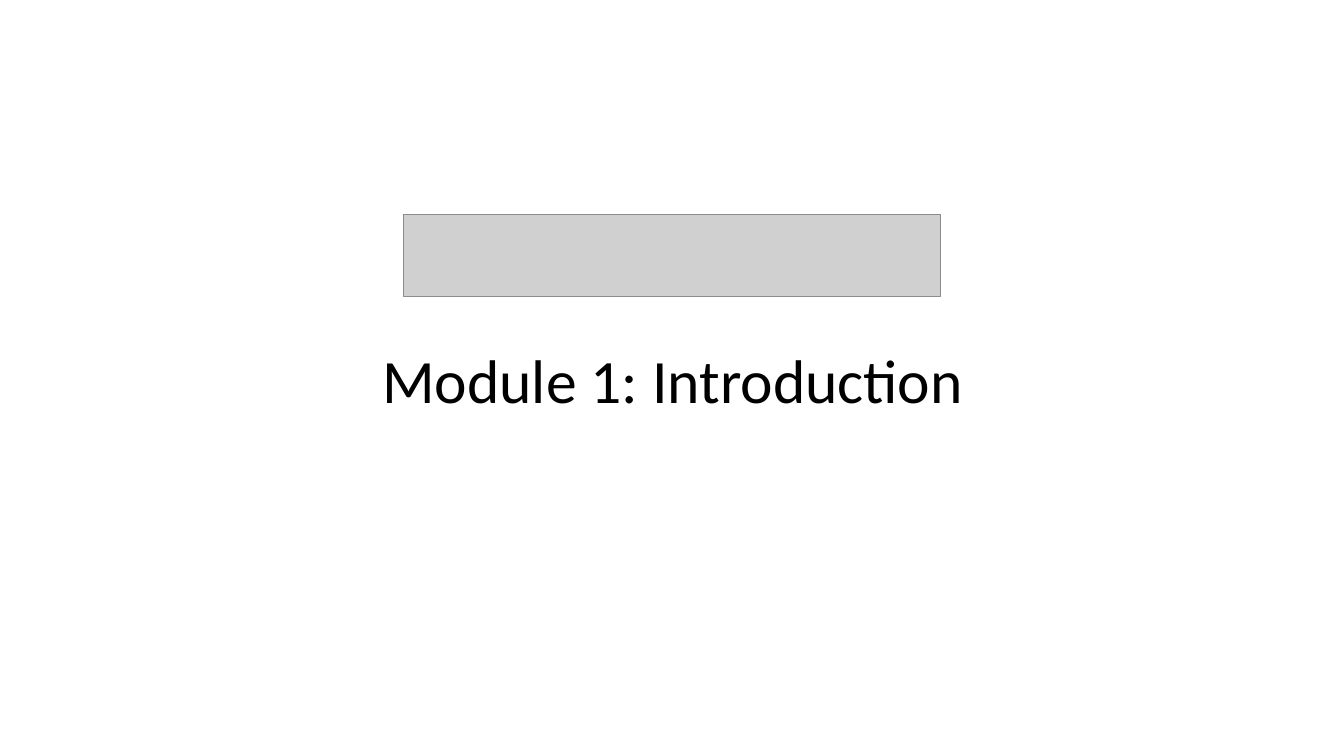
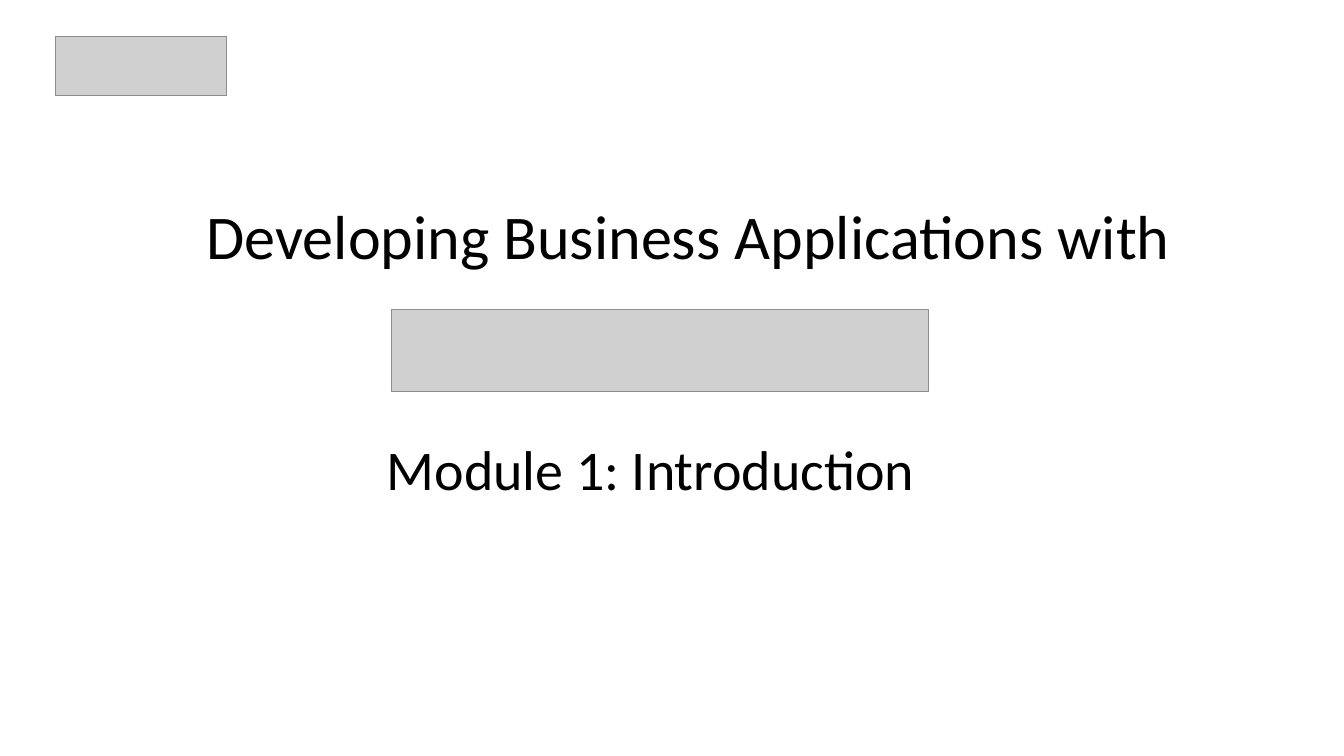
Before and after one commit to DHI/DomainServicesCourse, a slide deck: slide 1 of Presentations/DS-course-1-introduction.pptx. Drawn at 1344x756 pixels with LibreOffice and Linux fonts; fonts in the diff are those of the drawing; grey boxes stand for pictures. Boxes give left, top, right and bottom in pixels: in the first picture for what was removed or moved away, otherwise in the second. Text is boxed around its words. In the diff, an @@ line names an element or a change of style, - is before the commit and + after.

```diff
--- a/Presentations/DS-course-1-introduction.pptx
+++ b/Presentations/DS-course-1-introduction.pptx
@@ picture added at (x1=55, y1=36, x2=227, y2=96) @@
@@ text added at (x1=207, y1=216, x2=1170, y2=270), 44.4 pt, text #000000 @@
+Developing Business Applications with
@@ picture moved from (x1=403, y1=215, x2=941, y2=296) to (x1=391, y1=310, x2=929, y2=391) @@
@@ title "Module 1: Introduction" moved from (x1=382, y1=360, x2=963, y2=404) to (x1=387, y1=451, x2=914, y2=491) @@
@@ title "Module 1: Introduction" at (x1=387, y1=451, x2=914, y2=491): size 44 to 40 pt @@
```
Also in this commit, not shown: 39 slides added, 1 other file.
